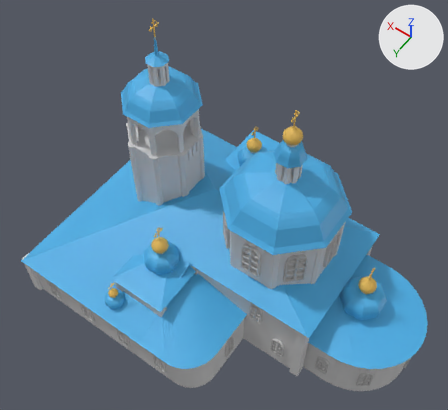
The Blender file spasskiy.blend as it was, and as the next commit left it.
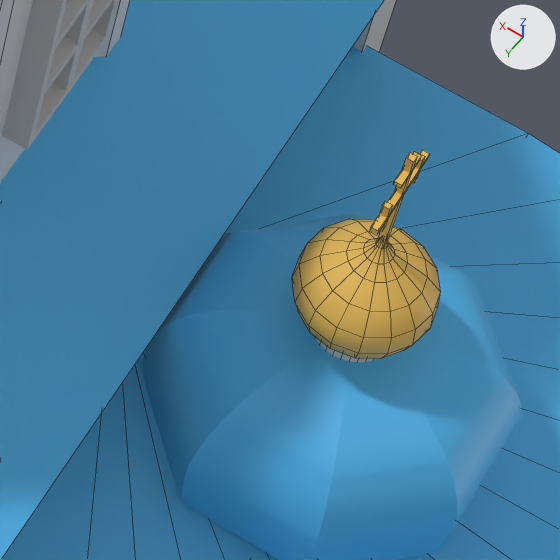
The first picture shows the older version from a camera (50 mm lens) standing at (-1.65, 3.39, 6.48) and looking at (0.56, 0.28, 1.6). The close-ups show both versions on the part from 72% to 87% of the width and 61% to 78% of the height of that picture; other places that the commit changed are outside them. The lights are fixed; the arrows at upper right show +X, +Y and +Z. The close-ups show mesh edges as thin lines.
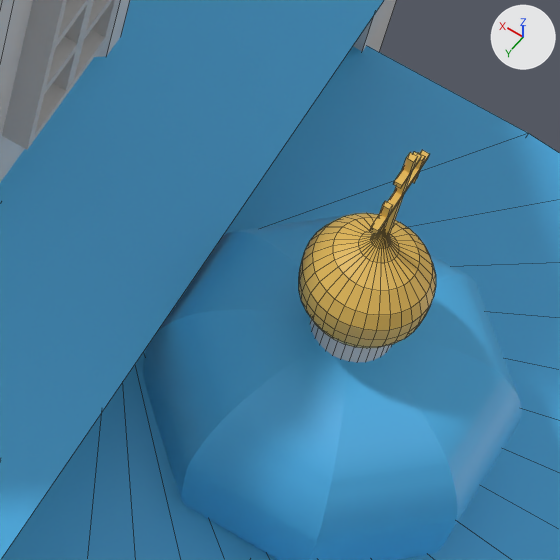
The change, as a diff of the scene's bpy script:
```diff
--- a/spasskiy.blend.py
+++ b/spasskiy.blend.py
@@ me_cube_012 @@
 # used by ob_cube_011; location = (0.951, -0.859, 1.441); rotation_euler = (0.0, 1.571, 1.571), in degrees (0, 90, 90); scale = (0.005, 0.005, 0.066)
-me_cube_012.from_pydata(...)  # 240 vertices, 180 faces; spans x -354.0..107.0, y -116.0..386.0, z -1.0..35.0
+me_cube_012.from_pydata(...)  # 1845 vertices, 1785 faces; spans x -354.0..128.0, y -116.0..400.0, z -1.0..35.0
+# me_cube_012 part 1: a new loose piece of 321 vertices spanning x 26.0..67.0, y 368.0..400.0, z 12.0..14.0, in mat_material_008 (orange #e7bc59)
 me_cube_012.materials.append(mat_material_008)
@@ ob_plane @@
-ob_plane = bpy.data.objects.new('Plane', me_plane)
-ob_plane.location = (-0.973, 0.0, 1.178)
-_m = ob_plane.modifiers.new('Screw', 'SCREW')
-_m.steps = 32
-_m.merge_threshold = 0.0
-_m.use_merge_vertices = True
```

Boxes (x1, y1, x2, y2) around the edits, measured in the close-ups (560 x 560 px):
'Plane', deleted (orange): before (292, 219, 440, 359)
'Cube.011', reshaped: before (369, 150, 429, 248); after (299, 150, 436, 348)
part 1 of me_cube_012, added (orange): after (299, 213, 436, 348)
